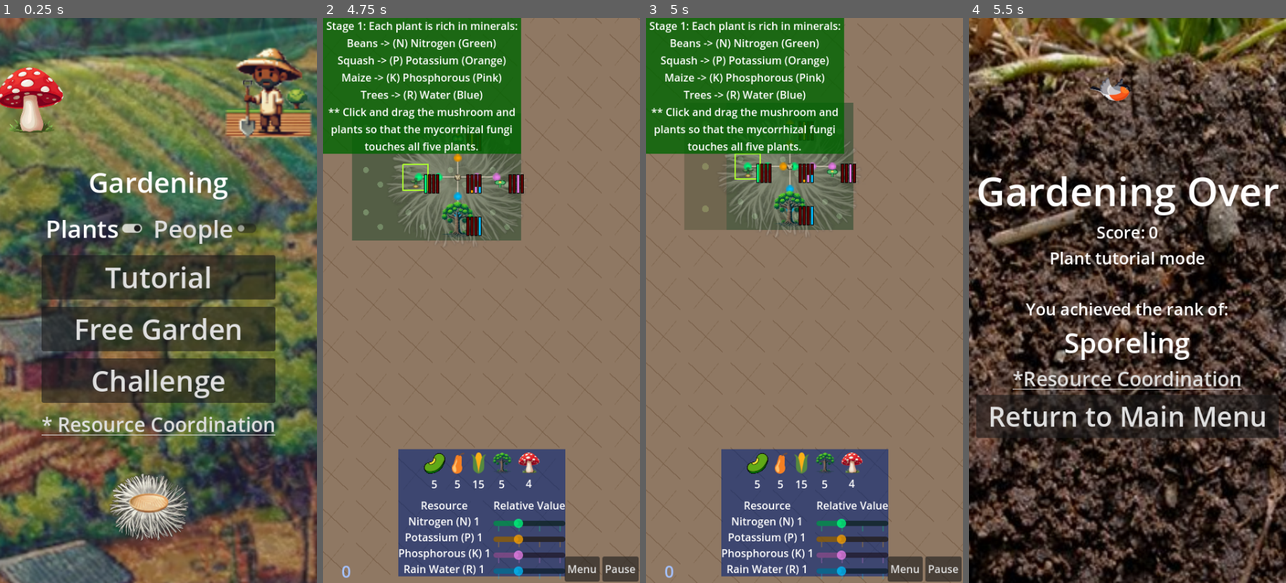
Above: before the commit, frames 1-4 (left to right).
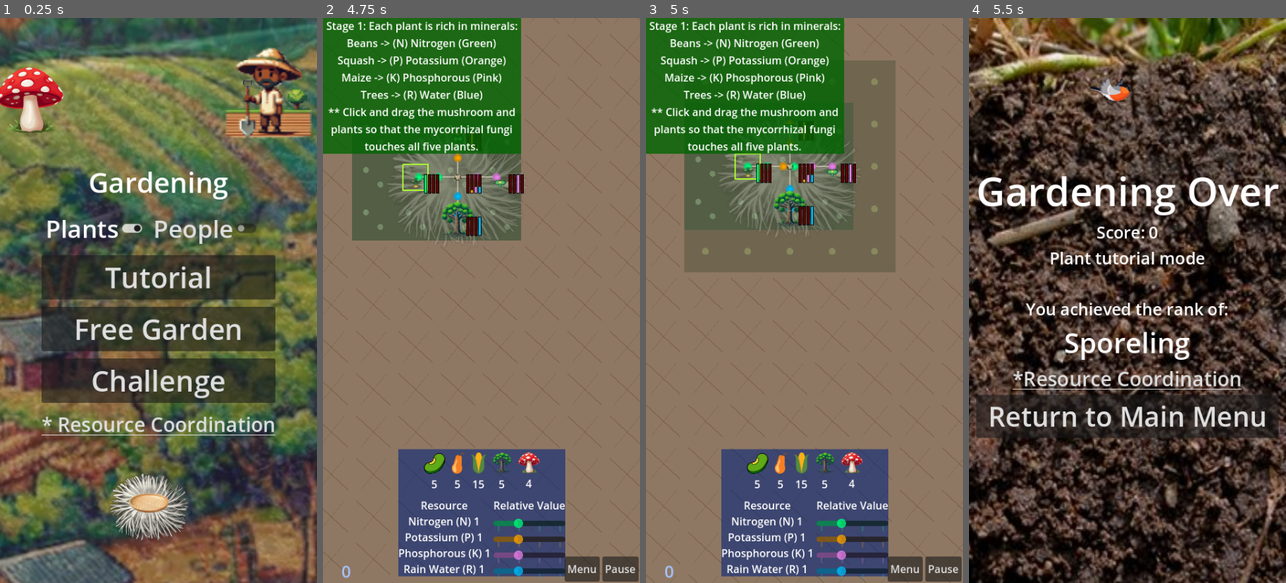
Above: after the commit, the same moments.

Repository: grassrootseconomics/mycofig
Game: Godot game, scene res://scenes/title_screen.tscn
The game is run twice, just before and just after one commit, with the same random seed, the same clock (stepped at 60 frames per second) and the same inputs.
Inputs (mouse positions are in pixels of both pictures, inside the frame that each line leads up to):
- Up to frame 1 (0.25 s): no input
- Up to frame 2 (4.75 s): tap Enter at 0.5 s; move the mouse to (551, 272) at 0.52 s; hold Right (right) 0.53-1.25 s; tap Space (shoot) at 0.6, 3.6 s; click (551, 272) at 0.67 s; drag from (418, 328) to (338, 136) at 1.27 s; move the mouse to (513, 176) at 2.02 s; hold Right (right) 2.03-2.75 s; tap D (cam_right) at 2.1 s; drag from (465, 413) to (370, 232) at 2.77 s; move the mouse to (576, 385) at 3.52 s; hold Left (left) 3.53-4.25 s; drag from (386, 215) to (433, 159) at 4.27 s
- Up to frame 3 (5 s): no input
- Up to frame 4 (5.5 s): move the mouse to (1143, 300) at 5.02 s; hold Down (down) from 5.03 s (still down); tap Q at 5.1 s; click (1143, 300) at 5.17 s

Frames 1-2 are identical in both runs. In frame 3, 10% of the frame differs, in the area x 12-79%, y 7-45%; in frame 4, nothing differs.

Commit message:
M2: expand soil influence to 2-cell faded radius

Diff:
--- a/scenes/world_foundation.gd
+++ b/scenes/world_foundation.gd
@@ -28,6 +28,7 @@
 const SOIL_SCORE_RECOVERING_MAX := 0.48
 const SOIL_SCORE_SEMI_HEALTHY_MAX := 0.68
 const DEFAULT_RESIDUE_LIFETIME_TICKS := 8
+const SOIL_INFLUENCE_RADIUS := 2
 
 @export var columns: int = 48
 @export var rows: int = 27
@@ -330,9 +331,13 @@
 
 func _on_soil_tick_timeout() -> void:
 	var residue_by_tile = _consume_residue_tick()
+	var residue_influence: Dictionary = {}
+	for coord_variant in residue_by_tile.keys():
+		var coord = Vector2i(coord_variant)
+		var biomass = float(residue_by_tile[coord_variant])
+		_add_radial_influence(residue_influence, coord, biomass, SOIL_INFLUENCE_RADIUS)
 	var influences = _collect_soil_influences()
-	var myco_core: Dictionary = influences["myco_core"]
-	var myco_adjacent: Dictionary = influences["myco_adjacent"]
+	var myco_influence: Dictionary = influences["myco_influence"]
 	var live_plants: Dictionary = influences["live_plants"]
 	var stage_changes: Dictionary = {}
 
@@ -346,21 +351,19 @@
 			var compaction = float(tile["compaction"]) + SOIL_BASE_COMPACTION_DELTA
 			var organic_matter = float(tile["organic_matter"]) + SOIL_BASE_ORGANIC_DELTA
 
-			if myco_core.has(coord):
-				moisture += SOIL_MYCO_CORE_MOISTURE_DELTA
-				compaction += SOIL_MYCO_CORE_COMPACTION_DELTA
-			elif myco_adjacent.has(coord):
-				moisture += SOIL_MYCO_NEIGHBOR_MOISTURE_DELTA
-				compaction += SOIL_MYCO_NEIGHBOR_COMPACTION_DELTA
+			var myco_strength = minf(float(myco_influence.get(coord, 0.0)), 2.0)
+			if myco_strength > 0.0:
+				moisture += SOIL_MYCO_CORE_MOISTURE_DELTA * myco_strength
+				compaction += SOIL_MYCO_CORE_COMPACTION_DELTA * myco_strength
 
 			if live_plants.has(coord):
 				moisture += SOIL_LIVE_PLANT_MOISTURE_DELTA
 				organic_matter += SOIL_LIVE_PLANT_ORGANIC_DELTA
 
-			var residue_biomass = float(residue_by_tile.get(coord, 0.0))
-			if residue_biomass > 0.0:
-				moisture += SOIL_RESIDUE_MOISTURE_DELTA * residue_biomass
-				organic_matter += SOIL_RESIDUE_ORGANIC_DELTA * residue_biomass
+			var residue_strength = minf(float(residue_influence.get(coord, 0.0)), 3.0)
+			if residue_strength > 0.0:
+				moisture += SOIL_RESIDUE_MOISTURE_DELTA * residue_strength
+				organic_matter += SOIL_RESIDUE_ORGANIC_DELTA * residue_strength
 
 			moisture = _clamp01(moisture)
 			compaction = _clamp01(compaction)
@@ -409,14 +412,12 @@
 
 
 func _collect_soil_influences() -> Dictionary:
-	var myco_core: Dictionary = {}
-	var myco_adjacent: Dictionary = {}
+	var myco_influence: Dictionary = {}
 	var live_plants: Dictionary = {}
 	var agents_root = _get_agents_root()
 	if not is_instance_valid(agents_root):
 		return {
-			"myco_core": myco_core,
-			"myco_adjacent": myco_adjacent,
+			"myco_influence": myco_influence,
 			"live_plants": live_plants
 		}
 
@@ -429,24 +430,13 @@
 			continue
 		if agent_type == "myco":
 			for coord in occupied_tiles:
-				myco_core[coord] = true
-				for dy in range(-1, 2):
-					for dx in range(-1, 2):
-						var near = coord + Vector2i(dx, dy)
-						if not in_bounds(near):
-							continue
-						myco_adjacent[near] = true
+				_add_radial_influence(myco_influence, coord, 1.0, SOIL_INFLUENCE_RADIUS)
 		elif agent_type == "bean" or agent_type == "squash" or agent_type == "maize" or agent_type == "tree":
 			for coord in occupied_tiles:
 				live_plants[coord] = true
 
-	for coord in myco_core.keys():
-		if myco_adjacent.has(coord):
-			myco_adjacent.erase(coord)
-
 	return {
-		"myco_core": myco_core,
-		"myco_adjacent": myco_adjacent,
+		"myco_influence": myco_influence,
 		"live_plants": live_plants
 	}
 
@@ -561,6 +551,34 @@
 	return clampf(value, 0.0, 1.0)
 
 
+func _falloff_weight(distance: int) -> float:
+	if distance <= 0:
+		return 1.0
+	if distance == 1:
+		return 0.75
+	if distance == 2:
+		return 0.5
+	return 0.0
+
+
+func _add_radial_influence(influence_map: Dictionary, origin: Vector2i, magnitude: float, radius: int = SOIL_INFLUENCE_RADIUS) -> void:
+	if magnitude <= 0.0:
+		return
+	var capped_radius = maxi(radius, 0)
+	for dy in range(-capped_radius, capped_radius + 1):
+		for dx in range(-capped_radius, capped_radius + 1):
+			var distance = maxi(abs(dx), abs(dy))
+			if distance > capped_radius:
+				continue
+			var weight = _falloff_weight(distance)
+			if weight <= 0.0:
+				continue
+			var coord = origin + Vector2i(dx, dy)
+			if not in_bounds(coord):
+				continue
+			influence_map[coord] = float(influence_map.get(coord, 0.0)) + (magnitude * weight)
+
+
 func _initialize_tile_data() -> void:
 	var total = columns * rows
 	_tiles.resize(total)
